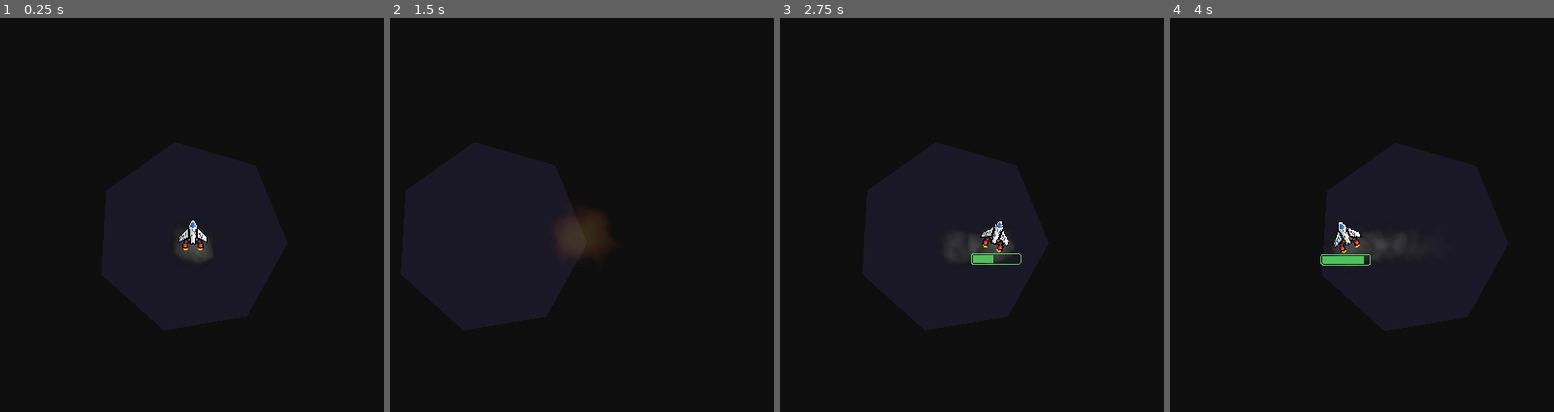
Above: before the commit, frames 1-4 (left to right).
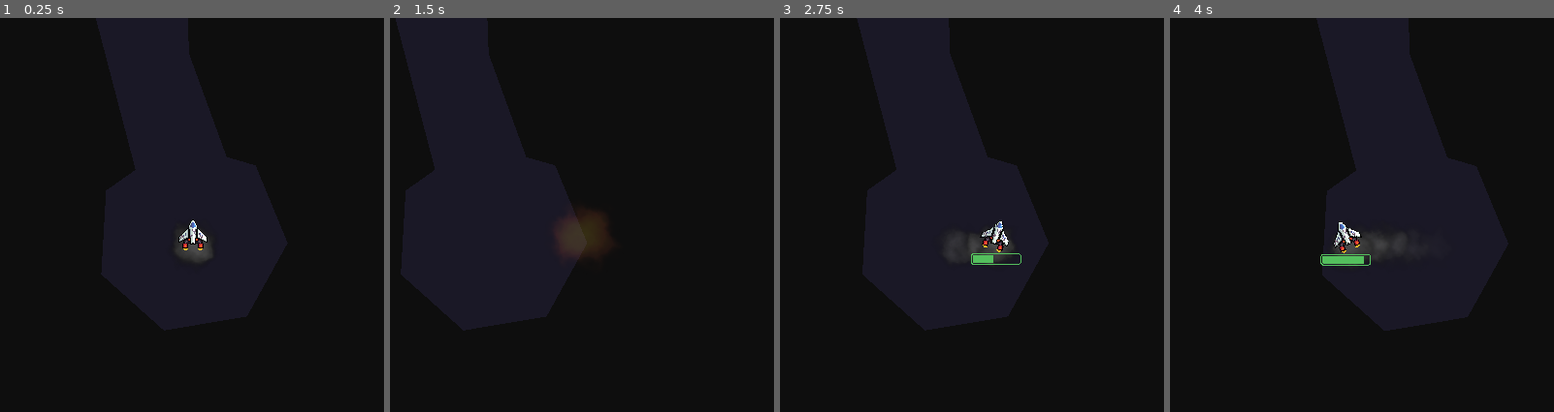
Above: after the commit, the same moments.

Repository: itsMapleLeaf/ldjam54
Game: Godot game, scene res://levels/snake.tscn
Same seed, same stepped clock (60 frames per second), same inputs: the game is played once before the commit and once after it. This scene is started directly instead of the project's main scene.
Inputs:
- Up to frame 1 (0.25 s): no input
- Up to frame 2 (1.5 s): tap Enter at 0.5 s; hold D (strafe_right) 0.53-1.28 s; hold Space (boost) 0.53-1.28 s; hold A (strafe_left) from 1.28 s (still down); tap Space (boost) at 1.35 s
- Up to frame 3 (2.75 s): release A (strafe_left) at 2.03 s; hold D (strafe_right) from 2.03 s (still down); hold Space (boost) from 2.03 s (still down)
- Up to frame 4 (4 s): release Space (boost) at 2.78 s; tap Space (boost) at 2.85 s; release D (strafe_right) at 3.53 s; hold A (strafe_left) from 3.53 s (still down); hold Space (boost) from 3.53 s (still down)

The runs differ from the first frame. In frame 1, less than 0.1% of the frame differs, in the area x 25-60%, y 0-39%; in frame 2, less than 0.1%; in frame 3, less than 0.1%; in frame 4, less than 0.1%.

Commit message:
how the fuck did this get yeeted

Diff:
--- a/levels/snake.tscn
+++ b/levels/snake.tscn
@@ -23,6 +23,9 @@
 polygon = PackedVector2Array(0, -100, 78.1832, -62.349, 97.4928, 22.2521, 43.3884, 90.0969, -43.3884, 90.0969, -97.4928, 22.2521, -78.1832, -62.349)
 sides = 7
 
+[node name="CollisionPolygon2D" type="CollisionPolygon2D" parent="LevelArea"]
+polygon = PackedVector2Array(-56, -55, -100, -223, -104, -331, -44, -463, -24, -559, -25.0074, -659.452, -64, -751, -100, -867, -92, -987, -64, -1091, 40, -1091, -8, -1007, -28, -923, -12, -835, 40, -751, 52, -651, 56, -551, 24, -435, -8, -295, -4, -187, 44, -55)
+
 [node name="Wormhole" parent="." instance=ExtResource("2_4wdqf")]
 position = Vector2(-15.6906, -1146.48)
 
